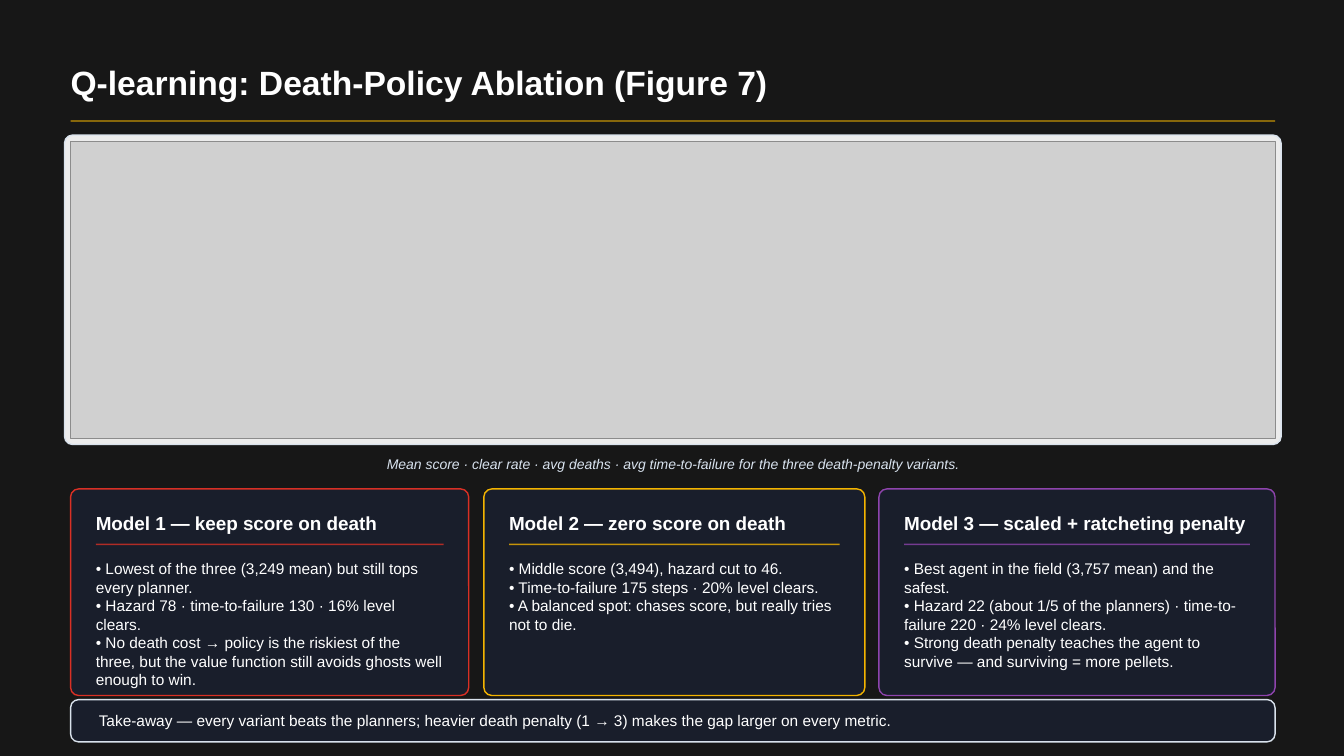
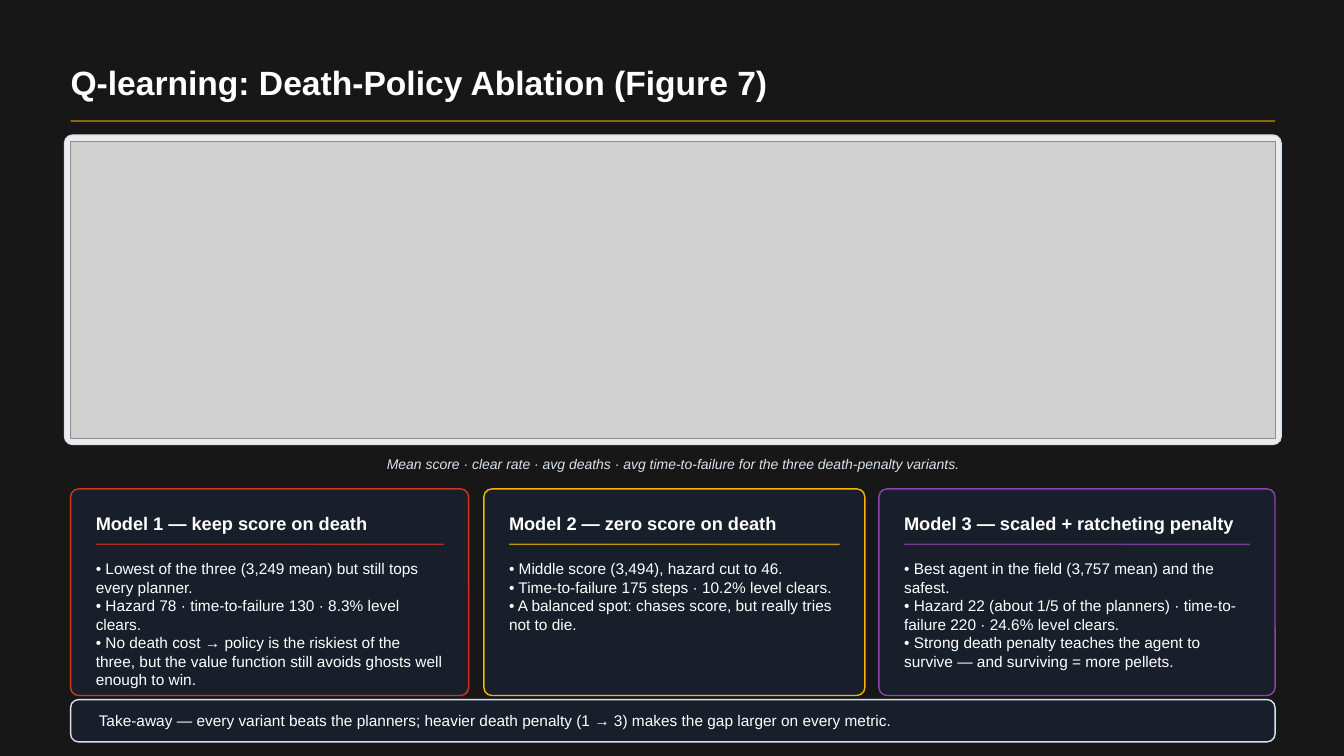
Before and after one commit to RichardFeng000/cs520-project, a slide deck: slide 6 of final_ppt/pacman_rl_final.pptx (slide 7 before the commit). Drawn at 1344x756 pixels with LibreOffice and Linux fonts; fonts in the diff are those of the drawing; grey boxes stand for pictures; background and template pictures are left out; a plain dark background stands for a picture behind light text. Boxes give left, top, right and bottom in pixels: in the first picture for what was removed or moved away, otherwise in the second. Text is boxed around its words. In the diff, an @@ line names an element or a change of style, - is before the commit and + after.

```diff
--- a/final_ppt/pacman_rl_final.pptx
+++ b/final_ppt/pacman_rl_final.pptx
@@ size 13.5 to 13 pt in 3 elements at [96, 516, 367, 534], [904, 516, 1234, 534], [509, 516, 776, 530] @@
@@ text at [518, 582, 831, 596]: text changed @@
-• Time-to-failure 175 steps · 20% level clears.
+• Time-to-failure 175 steps · 10.2% level clears.
@@ text at [96, 600, 400, 630]: text changed @@
-• Hazard 78 · time-to-failure 130 · 16% level clears.
+• Hazard 78 · time-to-failure 130 · 8.3% level clears.
@@ text at [904, 600, 1236, 630]: text changed @@
-• Hazard 22 (about 1/5 of the planners) · time-to-failure 220 · 24% level clears.
+• Hazard 22 (about 1/5 of the planners) · time-to-failure 220 · 24.6% level clears.
```
Also in this commit, not shown: 8 other slides changed.
